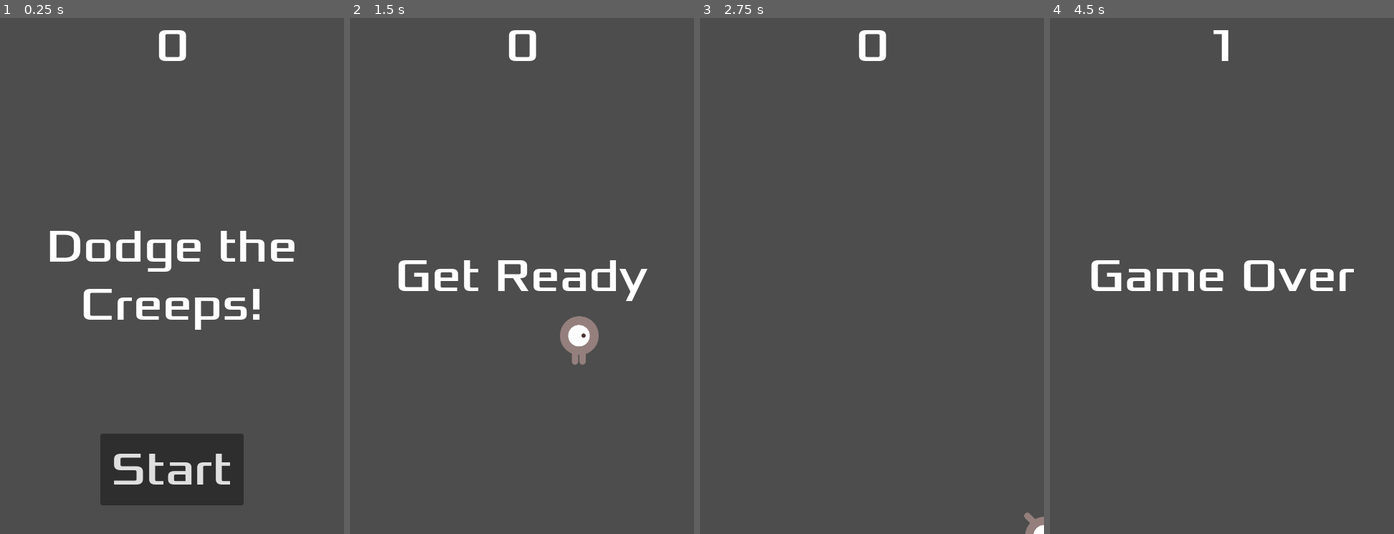
Above: before the commit, frames 1-4 (left to right).
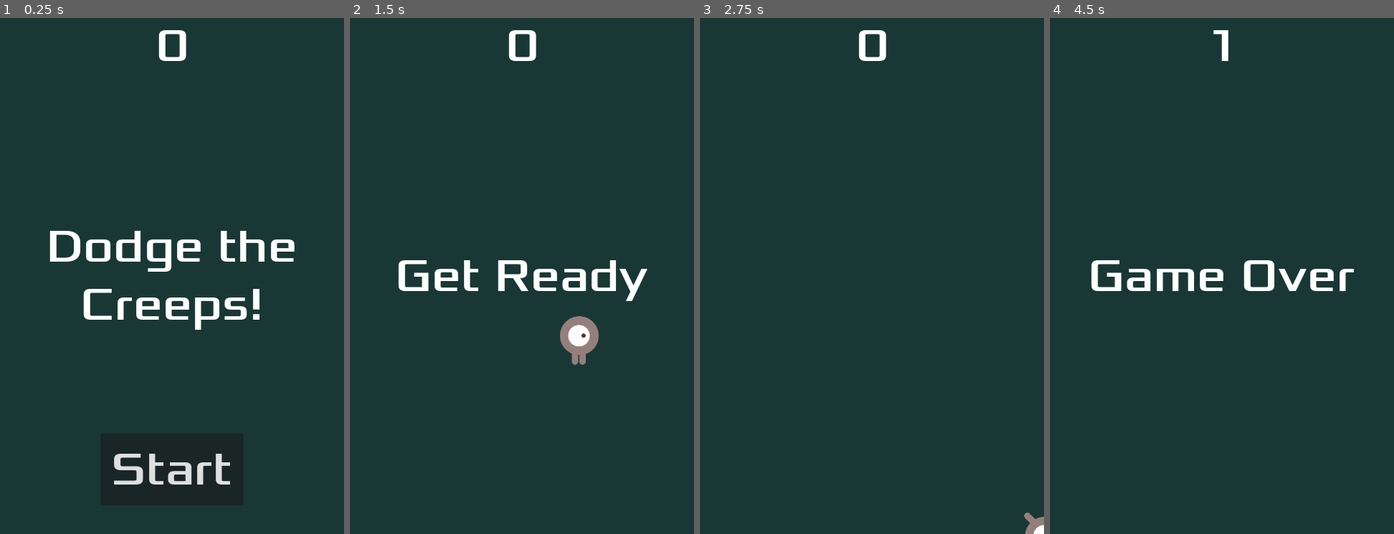
Above: after the commit, the same moments.

Repository: evolentDelight/dodgethecreeps
Game: Godot game, scene res://main.tscn
Two runs of this game, one before a commit and one after it. Both use one fixed random seed, a clock stepped at 60 frames per second and the inputs below.
Inputs:
- Up to frame 1 (0.25 s): no input
- Up to frame 2 (1.5 s): click "Start" at 0.5 s; tap Enter at 1.25 s; hold Right (move_right) from 1.28 s (still down)
- Up to frame 3 (2.75 s): release Right (move_right) at 2.03 s; hold Down (move_down) from 2.03 s (still down)
- Up to frame 4 (4.5 s): release Down (move_down) at 2.78 s; hold Right (move_right) 2.78-3.53 s; hold Up (move_up) 3.53-4.28 s; hold Left (move_left) from 4.28 s (still down)

The runs differ from the first frame. In frame 1, 91% of the frame differs, in the area x 0-100%, y 0-100%; in frame 2, 97%; in frame 3, 100%; in frame 4, 98%.

Commit message:
Add Background color via ColorRect Node

Diff:
--- a/main.tscn
+++ b/main.tscn
@@ -14,6 +14,14 @@
 [node name="Main" type="Node"]
 script = ExtResource("1_0xm2m")
 mob_scene = ExtResource("2_h2yge")
+
+[node name="ColorRect" type="ColorRect" parent="."]
+anchors_preset = 15
+anchor_right = 1.0
+anchor_bottom = 1.0
+grow_horizontal = 2
+grow_vertical = 2
+color = Color(0.0968491, 0.21889, 0.209685, 1)
 
 [node name="Player" parent="." instance=ExtResource("1_ig7tw")]
 
